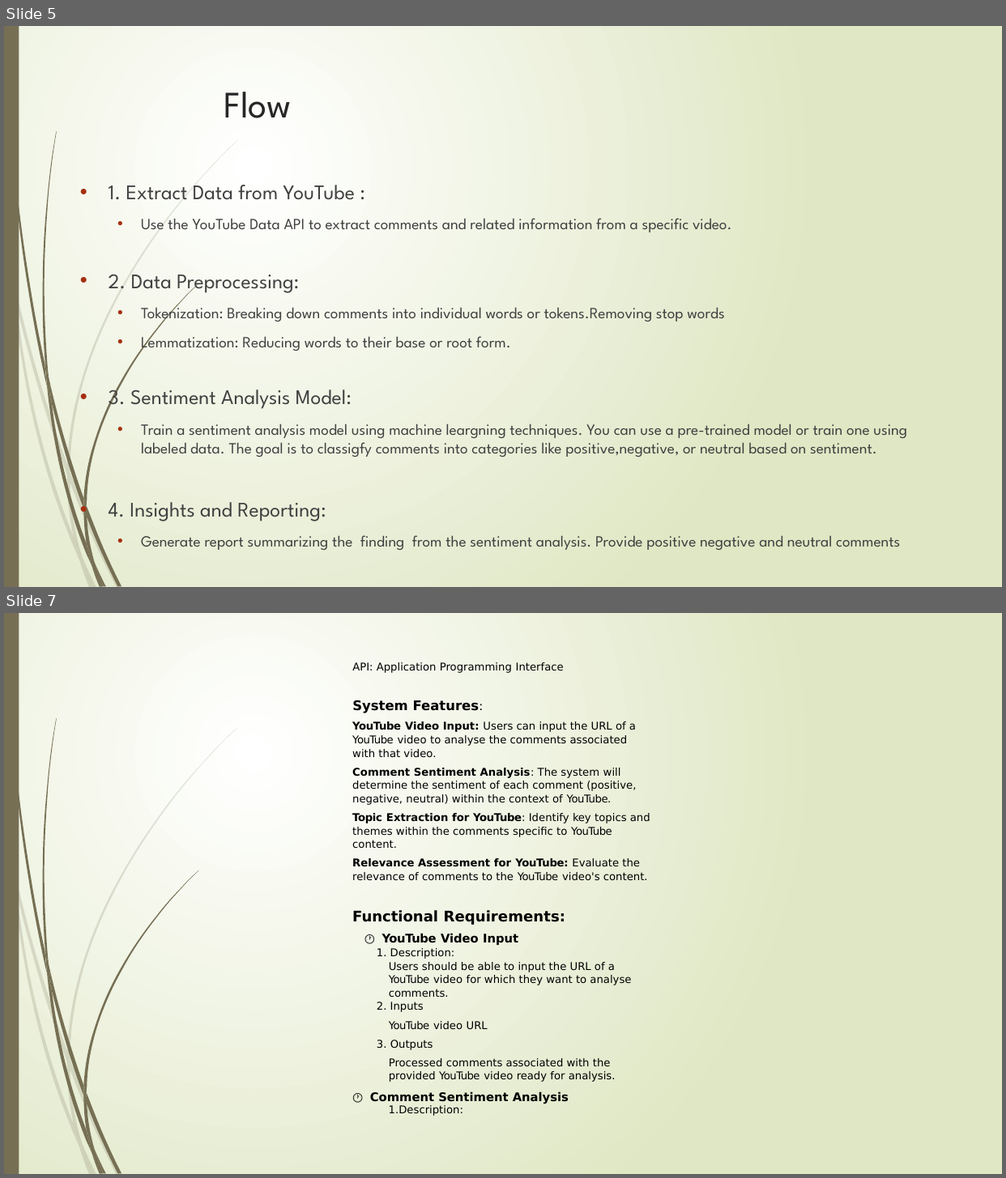
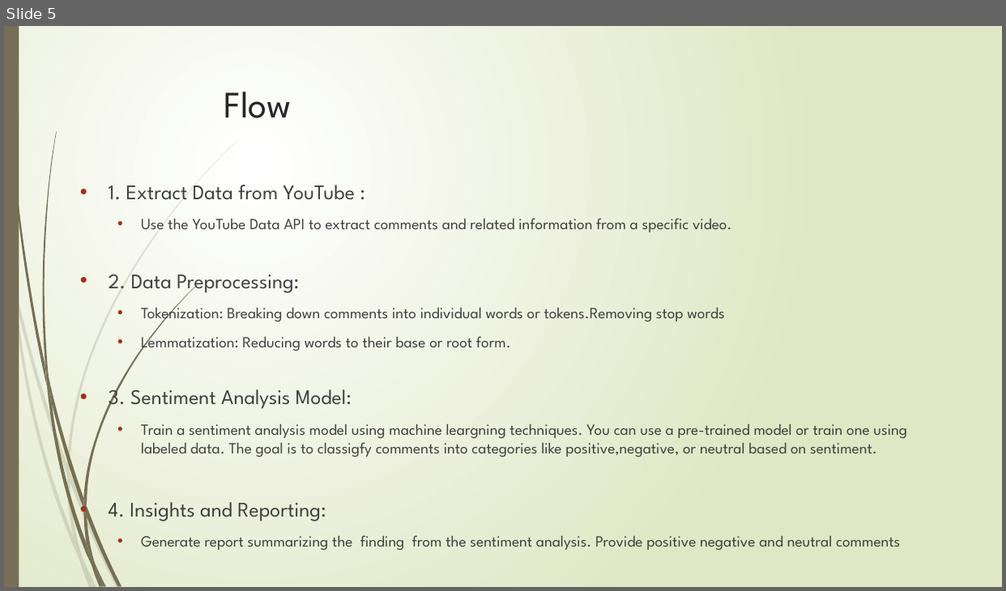
Before and after one commit to itsunilvithlani/2024_G7_Comment-Analyser, a slide deck: YouTube Comment Analyzer_presentation.pptx. Shown one above the other, each under a label of ours: slides 5 and 7 before the commit, slide 5 after it; the slides between them are not shown. The pictures are 1006x1178 and 1006x591 pixels, drawn with LibreOffice and Linux fonts; fonts in the diff are those of the drawing. Boxes give left, top, right and bottom in pixels: in the first picture for what was removed or moved away, otherwise in the second. Text is boxed around its words. In the diff, an @@ line names an element or a change of style, - is before the commit and + after.

```diff
--- a/YouTube Comment Analyzer_presentation.pptx
+++ b/YouTube Comment Analyzer_presentation.pptx
@@ slide 7 removed at (4, 613, 1002, 1174), background gradient #FFFFFF to #DFE8C4; not listed: 23 template elements that a slide beside it also shows @@
@@ text removed at (352, 662, 564, 673) @@
-API: Application Programming Interface
@@ text removed at (352, 700, 479, 713) @@
-System Features:
@@ text removed at (352, 722, 636, 757) @@
-YouTube Video Input: Users can input the URL of a
-YouTube video to analyse the comments associated
-with that video.
@@ text removed at (352, 768, 636, 805) @@
-Comment Sentiment Analysis: The system will
-determine the sentiment of each comment (positive,
-negative, neutral) within the context of YouTube.
@@ text removed at (352, 813, 650, 848) @@
-Topic Extraction for YouTube: Identify key topics and
-themes within the comments speciﬁc to YouTube
-content.
@@ text removed at (352, 858, 648, 880) @@
-Relevance Assessment for YouTube: Evaluate the
-relevance of comments to the YouTube video's content.
@@ text removed at (352, 910, 565, 925) @@
-Functional Requirements:
@@ text removed at (377, 933, 518, 959) @@
-🕐 YouTube Video Input
-1. Description:
@@ text removed at (389, 962, 631, 997) @@
-Users should be able to input the URL of a
-YouTube video for which they want to analyse
-comments.
@@ text removed at (377, 1002, 424, 1012) @@
-2. Inputs
@@ text removed at (377, 1021, 488, 1050) @@
-YouTube video URL
-3. Outputs
@@ text removed at (389, 1059, 616, 1082) @@
-Processed comments associated with the
-provided YouTube video ready for analysis.
@@ text removed at (370, 1092, 569, 1105) @@
-🕐 Comment Sentiment Analysis
@@ text removed at (389, 1105, 463, 1116) @@
-1.Description:
```
Also in this commit, not shown: 3 other slides removed.
